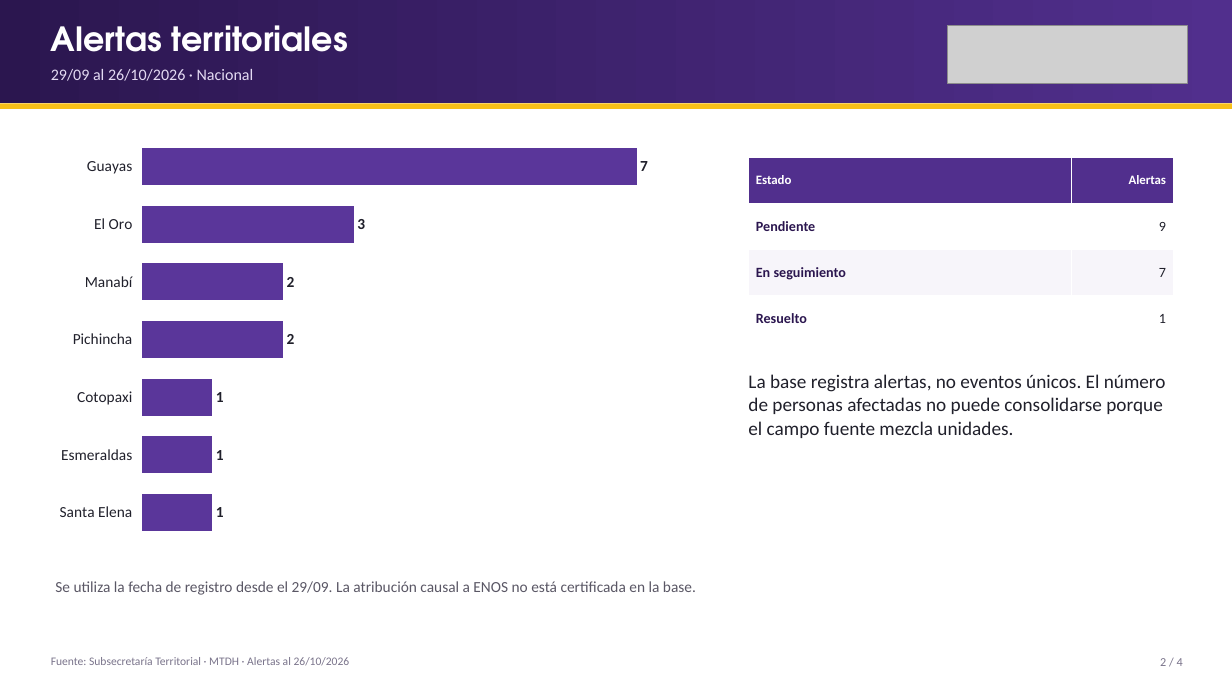
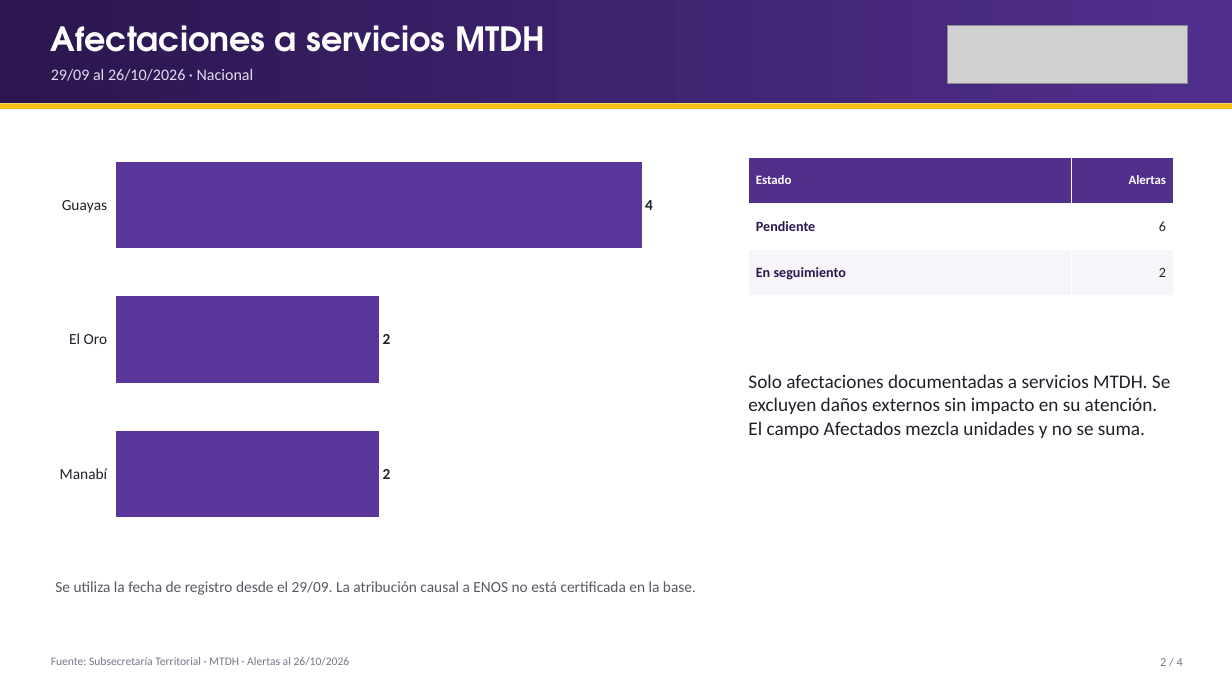
Before and after one commit to JuanAmbuludi/Sistema-Reporte-MTDH, a slide deck: slide 2 of docs/reportes/Seguimiento_ENOS_2026-10-26.pptx. Drawn at 1232x693 pixels with LibreOffice and Linux fonts; fonts in the diff are those of the drawing; grey boxes stand for pictures. Boxes give left, top, right and bottom in pixels: in the first picture for what was removed or moved away, otherwise in the second. Text is boxed around its words. In the diff, an @@ line names an element or a change of style, - is before the commit and + after.

Commit message:
Reportar solo afectaciones documentadas a servicios MTDH y corregir carga concurrente

```diff
--- a/docs/reportes/Seguimiento_ENOS_2026-10-26.pptx
+++ b/docs/reportes/Seguimiento_ENOS_2026-10-26.pptx
@@ text at [51,25,545,52]: text changed @@
-Alertas territoriales
+Afectaciones a servicios MTDH
@@ bar chart at [46,129,721,550] @@
-categories: Santa Elena, Esmeraldas, Cotopaxi, Pichincha, Manabí, El Oro, Guayas
+categories: Manabí, El Oro, Guayas
-Series 1: 1, 1, 1, 2, 2, 3, 7
+Series 1: 2, 2, 4
@@ table at [749,157,1174,296] @@
-row 2: Pendiente | 9
-row 3: En seguimiento | 7
-row 4: Resuelto | 1
+row 2: Pendiente | 6
+row 3: En seguimiento | 2
@@ text at [748,374,1170,438]: text changed @@
-La base registra alertas, no eventos únicos. El número de personas afectadas no puede consolidarse porque el campo fuente mezcla unidades.
+Solo afectaciones documentadas a servicios MTDH. Se excluyen daños externos sin impacto en su atención. El campo Afectados mezcla unidades y no se suma.
```
Also in this commit, not shown: 1 other slide changed, 12 other files.
